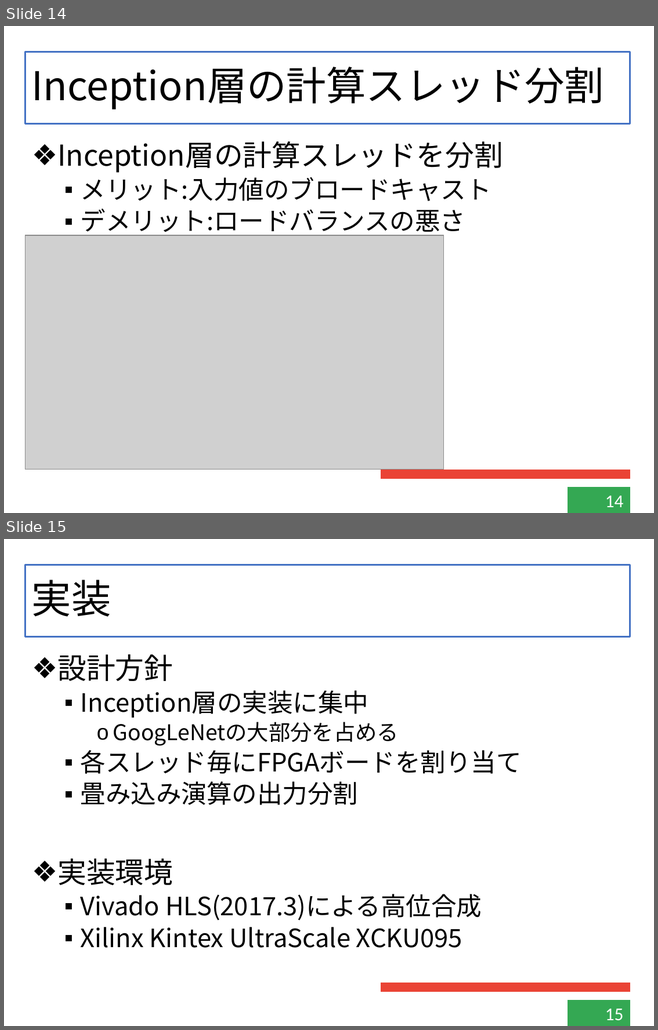
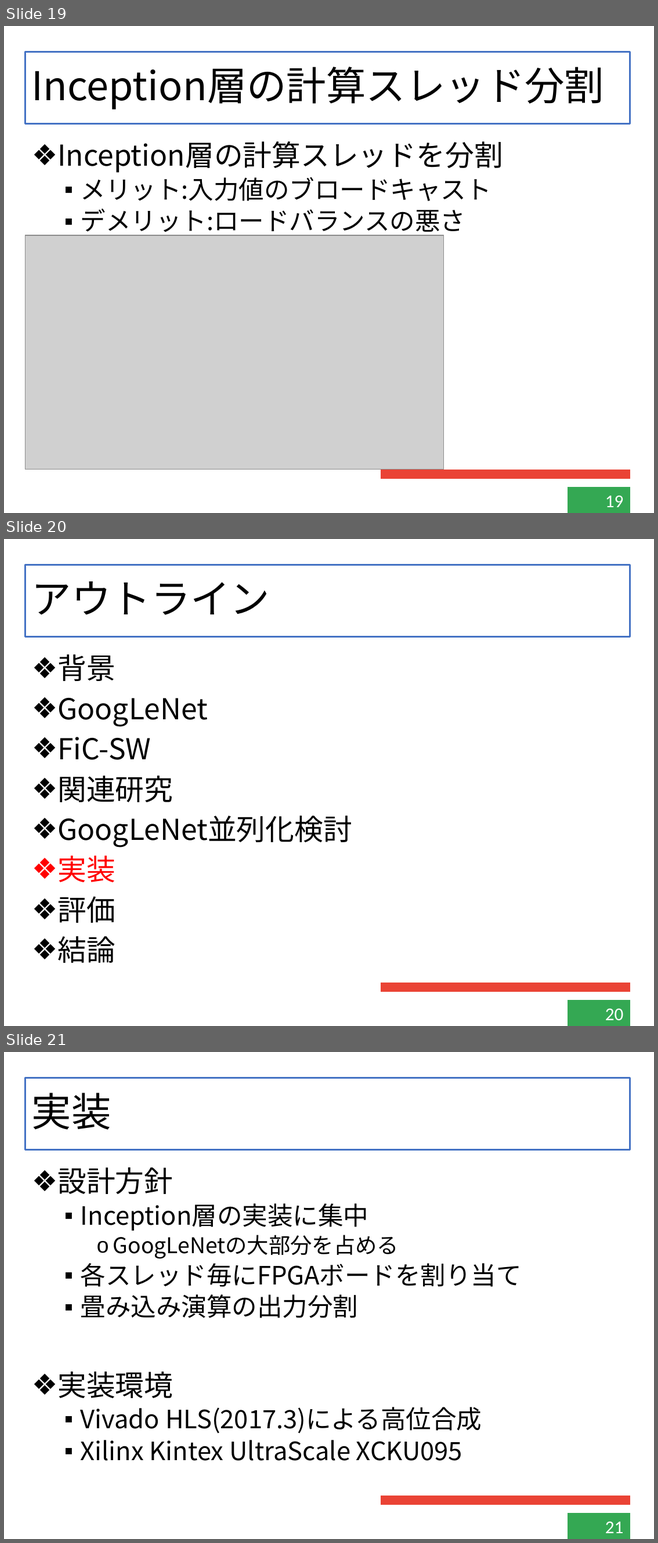
Before and after one commit to kensuke-iizuka/thesis, a slide deck: slide/graduate.pptx. Shown one above the other, each under a label of ours: slides 14 and 15 before the commit, slides 19, 20 and 21 after it. The pictures are 658x1030 and 658x1543 pixels, drawn with LibreOffice and Linux fonts; fonts in the diff are those of the drawing; grey boxes stand for pictures. Boxes give left, top, right and bottom in pixels: in the first picture for what was removed or moved away, otherwise in the second. Text is boxed around its words. In the diff, an @@ line names an element or a change of style, - is before the commit and + after.

```diff
--- a/slide/graduate.pptx
+++ b/slide/graduate.pptx
@@ slide 20 added at box(4, 539, 654, 1026), background #FFFFFF; not listed: 4 template elements that a slide beside it also shows @@
@@ title added at box(25, 565, 630, 636), outline #4472C4 2 pt, 44 pt, text #000000 @@
+アウトライン
@@ text added at box(57, 654, 352, 963), 32 pt, text #000000 @@
+❖ 背景
+❖ GoogLeNet
+❖ FiC-SW
+❖ 関連研究
+❖ GoogLeNet並列化検討
+❖ 実装
+❖ 評価
+❖ 結論
@@ page number added at box(567, 1000, 630, 1026), fill #34A853, outline #34A853 0.75 pt, 20 pt, text #FFFFFF @@
+20
@@ what was slide 14 is now slide 19 @@
@@ page number at box(605, 496, 623, 507): text changed @@
-14
+19
@@ what was slide 15 is now slide 21 @@
@@ page number at box(605, 1522, 623, 1533): text changed @@
-15
+21
```
Also in this commit, not shown: 1 slide changed, 7 other slides added.
